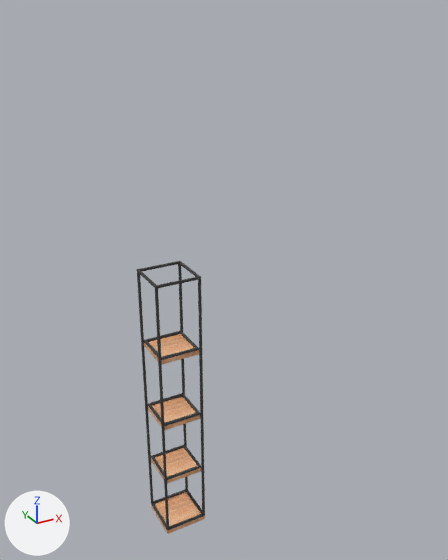
The glTF model models/kwietnik-pionowy-4-pietrowy/kwietnik-pionowy-4-pietrowy.glb: old version first, new version second.
Both versions are drawn from a 50 mm lens placed at (-1.41, -3.26, 2.46), pointed at (0.3, -0.15, 0.9). Lighting does not change. The marker at lower left points along +X, +Y and +Z. The picture after the commit comes second. Vertices at exactly the same position are counted once.

The scene before the commit, as lines of its bpy script (objects in view):
```python
me_solid1 = bpy.data.meshes.new('Solid1')
me_solid1.from_pydata(...)  # 88 vertices, 240 faces; spans x -28.0..2.0, y -2.0..28.0, z -188.0..2.0
me_solid1.materials.append(mat_rubberblack)  # dark grey #404040
me_solid1_001 = bpy.data.meshes.new('Solid1.001')
me_solid1_001.from_pydata(...)  # a box spanning x -27.0..0.0, y 0.0..27.0, z 0.0..3.2
me_solid1_001.materials.append(mat_birchnaturalmediumgloss)
me_solid1_002 = bpy.data.meshes.new('Solid1.002')
me_solid1_002.from_pydata(...)  # a box spanning x -30.0..0.0, y 0.0..30.0, z 0.0..3.2
me_solid1_002.materials.append(mat_birchnaturalmediumgloss)
ob_solid1 = bpy.data.objects.new('Solid1', me_solid1)
ob_solid1.parent = ob_kwietnik_190_1
ob_solid1.location = (0.0, 0.0, 0.0)
ob_solid1.scale = (0.01, 0.01, 0.01)
ob_solid1_001 = bpy.data.objects.new('Solid1.001', me_solid1_001)
ob_solid1_001.parent = ob_kwietnik_190_polki_1
ob_solid1_001.location = (0.0, 0.0, 0.0)
ob_solid1_001.scale = (0.01, 0.01, 0.01)
ob_solid1_002 = bpy.data.objects.new('Solid1.002', me_solid1_001)
ob_solid1_002.parent = ob_kwietnik_190_polki_3
ob_solid1_002.location = (0.0, 0.0, 0.0)
ob_solid1_002.scale = (0.01, 0.01, 0.01)
ob_solid1_003 = bpy.data.objects.new('Solid1.003', me_solid1_001)
ob_solid1_003.parent = ob_kwietnik_190_polki_4
ob_solid1_003.location = (0.0, 0.0, 0.0)
ob_solid1_003.scale = (0.01, 0.01, 0.01)
ob_solid1_004 = bpy.data.objects.new('Solid1.004', me_solid1_002)
ob_solid1_004.parent = ob_kwietnik_190_polka_zew_1
ob_solid1_004.location = (0.0, 0.0, 0.0)
ob_solid1_004.scale = (0.01, 0.01, 0.01)
```
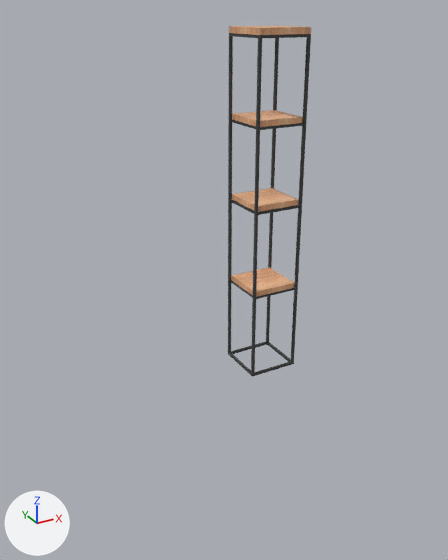
Diff of the bpy script that builds the scene:
```diff
--- a/models/kwietnik-pionowy-4-pietrowy/kwietnik-pionowy-4-pietrowy.glb.py
+++ b/models/kwietnik-pionowy-4-pietrowy/kwietnik-pionowy-4-pietrowy.glb.py
@@ me_solid1 @@
 # used by ob_solid1; parent = ob_kwietnik_190_1; location = (0.0, 0.0, 0.0); scale = (0.01, 0.01, 0.01)
-me_solid1.from_pydata(...)  # 88 vertices, 240 faces; spans x -28.0..2.0, y -2.0..28.0, z -188.0..2.0
+me_solid1.from_pydata(...)  # 88 vertices, 240 faces; spans x -28.0..2.0, y -28.0..2.0, z -188.0..2.0
+# me_solid1 part 1: 6 vertices moved from x -26.0, y 2.0..26.0, z -145.0..-48.0 to x -26.0, y -26.0..-2.0, z -145.0..-48.0; 58 vertices removed from x -28.0..2.0, y -2.0..28.0, z -188.0..2.0; 58 vertices added at x -28.0..2.0, y -28.0..2.0, z -188.0..2.0
 me_solid1.materials.append(mat_rubberblack)
@@ me_solid1_001 @@
 # used by ob_solid1_001; parent = ob_kwietnik_190_polki_1; location = (0.0, 0.0, 0.0); scale = (0.01, 0.01, 0.01)
-me_solid1_001.from_pydata(...)  # 8 vertices, 12 faces; spans x -27.0..0.0, y 0.0..27.0, z 0.0..3.2
+me_solid1_001.from_pydata(...)  # 8 vertices, 12 faces; spans x -27.0..0.0, y -27.0..0.0, z 0.0..3.2
+# me_solid1_001 part 2
+# 4 vertices are removed from x -27.0..0.0, y 27.0, z 0.0..3.2
+# 12 faces are deleted
+# 4 vertices are added at (0.0, -27.0, 0.0), (0.0, -27.0, 3.2), (-27.0, -27.0, 0.0), (-27.0, -27.0, 3.2)
+# 12 new faces join them
 me_solid1_001.materials.append(mat_birchnaturalmediumgloss)
@@ me_solid1_002 @@
 # used by ob_solid1_004; parent = ob_kwietnik_190_polka_zew_1; location = (0.0, 0.0, 0.0); scale = (0.01, 0.01, 0.01)
-me_solid1_002.from_pydata(...)  # 8 vertices, 12 faces; spans x -30.0..0.0, y 0.0..30.0, z 0.0..3.2
+me_solid1_002.from_pydata(...)  # 8 vertices, 12 faces; spans x -30.0..0.0, y -30.0..0.0, z 0.0..3.2
+# me_solid1_002 part 3
+# 4 vertices are removed from x -30.0..0.0, y 30.0, z 0.0..3.2
+# 12 faces are deleted
+# 4 vertices are added at (0.0, -30.0, 0.0), (0.0, -30.0, 3.2), (-30.0, -30.0, 0.0), (-30.0, -30.0, 3.2)
+# 12 new faces join them
 me_solid1_002.materials.append(mat_birchnaturalmediumgloss)
@@ ob_solid1 @@
 ob_solid1 = bpy.data.objects.new('Solid1', me_solid1)
-ob_solid1.parent = ob_kwietnik_190_1
+ob_solid1.parent = ob_kwietnik_190_mir_1
 ob_solid1.location = (0.0, 0.0, 0.0)
@@ ob_solid1_001 @@
 ob_solid1_001 = bpy.data.objects.new('Solid1.001', me_solid1_001)
-ob_solid1_001.parent = ob_kwietnik_190_polki_1
+ob_solid1_001.parent = ob_kwietnik_190_polki_mir_1
 ob_solid1_001.location = (0.0, 0.0, 0.0)
@@ ob_solid1_002 @@
 ob_solid1_002 = bpy.data.objects.new('Solid1.002', me_solid1_001)
-ob_solid1_002.parent = ob_kwietnik_190_polki_3
+ob_solid1_002.parent = ob_kwietnik_190_polki_mir_2
 ob_solid1_002.location = (0.0, 0.0, 0.0)
@@ ob_solid1_003 @@
 ob_solid1_003 = bpy.data.objects.new('Solid1.003', me_solid1_001)
-ob_solid1_003.parent = ob_kwietnik_190_polki_4
+ob_solid1_003.parent = ob_kwietnik_190_polki_mir_3
 ob_solid1_003.location = (0.0, 0.0, 0.0)
@@ ob_solid1_004 @@
 ob_solid1_004 = bpy.data.objects.new('Solid1.004', me_solid1_002)
-ob_solid1_004.parent = ob_kwietnik_190_polka_zew_1
+ob_solid1_004.parent = ob_kwietnik_190_polka_zew_mir_1
 ob_solid1_004.location = (0.0, 0.0, 0.0)
@@ ob_kwietnik_190_polka_zew_mir_1 @@
+ob_kwietnik_190_polka_zew_mir_1 = bpy.data.objects.new('kwietnik_190_polka_zew_MIR:1', None)
+ob_kwietnik_190_polka_zew_mir_1.location = (0.564, -0.561, 2.367)
+ob_kwietnik_190_polka_zew_mir_1.rotation_euler = (3.142, 0.0, 0.0)  # degrees (180, 0, 0)
@@ ob_kwietnik_190_polki_mir_3 @@
+ob_kwietnik_190_polki_mir_3 = bpy.data.objects.new('kwietnik_190_polki_MIR:3', None)
+ob_kwietnik_190_polki_mir_3.location = (0.549, -0.546, 1.485)
+ob_kwietnik_190_polki_mir_3.rotation_euler = (3.142, 0.0, 0.0)  # degrees (180, 0, 0)
@@ ob_kwietnik_190_polki_mir_2 @@
+ob_kwietnik_190_polki_mir_2 = bpy.data.objects.new('kwietnik_190_polki_MIR:2', None)
+ob_kwietnik_190_polki_mir_2.location = (0.549, -0.546, 1.931)
+ob_kwietnik_190_polki_mir_2.rotation_euler = (3.142, 0.0, 0.0)  # degrees (180, 0, 0)
@@ ob_kwietnik_190_polki_mir_1 @@
+ob_kwietnik_190_polki_mir_1 = bpy.data.objects.new('kwietnik_190_polki_MIR:1', None)
+ob_kwietnik_190_polki_mir_1.location = (0.549, -0.546, 0.982)
+ob_kwietnik_190_polki_mir_1.rotation_euler = (3.142, 0.0, 0.0)  # degrees (180, 0, 0)
@@ ob_kwietnik_190_mir_1 @@
+ob_kwietnik_190_mir_1 = bpy.data.objects.new('kwietnik_190_MIR:1', None)
+ob_kwietnik_190_mir_1.location = (0.549, -0.546, 0.45)
+ob_kwietnik_190_mir_1.rotation_euler = (3.142, 0.0, 0.0)  # degrees (180, 0, 0)
```

Boxes [x1, y1, x2, y2] around the edits, measured in the pictures (448 x 560 px; the box of a moved part takes in the faces that stretch with it):
'Solid1', reshaped, moved (22% wider, 27% taller): before [137, 261, 205, 531]; after [228, 33, 311, 377]
'Solid1.001', reshaped, moved: before [144, 334, 199, 364]; after [231, 267, 294, 297]
'Solid1.003', reshaped, moved (28% wider, 29% shorter): before [148, 396, 200, 430]; after [232, 188, 299, 212]
'Solid1.004', reshaped, moved (51% wider, 77% shorter): before [151, 492, 205, 534]; after [229, 26, 311, 35]
'Solid1.002', reshaped, moved (41% wider, 51% shorter): before [151, 448, 201, 484]; after [232, 110, 303, 127]
part 2 of me_solid1_001, moved or reshaped: before [144, 334, 201, 484]; after [231, 110, 303, 297]
